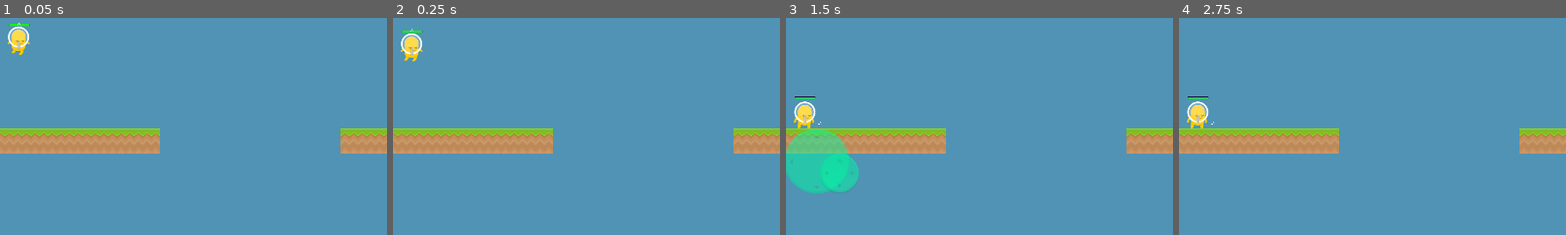
Above: before the commit, frames 1-4 (left to right).
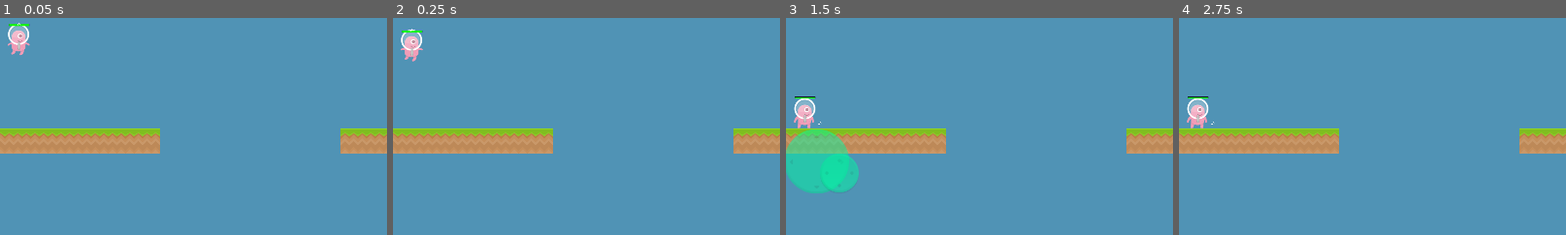
Above: after the commit, the same moments.

Repository: pekuja/rocket-tag-mobile
Game: Godot game, scene res://scenes/Main.tscn
Two runs of this game, one before a commit and one after it. Both use one fixed random seed, a clock stepped at 60 frames per second and the inputs below. This scene is started directly instead of the project's main scene.
Inputs (mouse positions are % of the whole screen's width and height, from its top left):
- Up to frame 1 (0.05 s): no input
- Up to frame 2 (0.25 s): no input
- Up to frame 3 (1.5 s): move the mouse to (72, 45) at 0.52 s; click (72, 45) at 0.67 s; tap Enter at 1.25 s; drag from (30, 55) to (45, 70) at 1.27 s
- Up to frame 4 (2.75 s): move the mouse to (60, 28) at 2.02 s; click (60, 28) at 2.17 s
The pictures show only the part of the screen within x 26-76%, y 22-72%; the shares and areas given below are measured in that part.

The runs differ from the first frame. In frame 1, 0.5% of the frame differs, in the area x 2-8%, y 3-18%; in frame 2, 0.5%; in frame 3, 0.6%, in the area x 2-8%, y 37-51%; in frame 4, 0.6%.

Commit message:
Added different player character colors, chosen based on network ID
I wanted the players to be more easily identifiable, and since the Kenney spritesheet I'm using has five different colored versions of the character, I added these as separate resources, and I choose one based on the player's network ID. This way I don't need to sync the information about the player's color but it'll be still consistent across different clients. The downside of course is that it is still possible to end up with two players with the same color by chance. To reduce the chance, I added all five colors so it's at least less likely.

Diff:
--- /dev/null
+++ b/assets/player_character_spriteframes_blue.tres
@@ -0,0 +1,56 @@
+[gd_resource type="SpriteFrames" load_steps=7 format=3 uid="uid://45yey6qwm2qx"]
+
+[ext_resource type="Texture2D" uid="uid://b0yjn71jg0c0f" path="res://assets/spritesheet_complete.png" id="1_r5rsm"]
+
+[sub_resource type="AtlasTexture" id="AtlasTexture_8nmvh"]
+atlas = ExtResource("1_r5rsm")
+region = Rect2(650, 1, 128, 256)
+
+[sub_resource type="AtlasTexture" id="AtlasTexture_jd76g"]
+atlas = ExtResource("1_r5rsm")
+region = Rect2(650, 259, 128, 256)
+
+[sub_resource type="AtlasTexture" id="AtlasTexture_71f6d"]
+atlas = ExtResource("1_r5rsm")
+region = Rect2(650, 517, 128, 256)
+
+[sub_resource type="AtlasTexture" id="AtlasTexture_mf358"]
+atlas = ExtResource("1_r5rsm")
+region = Rect2(520, 1549, 128, 256)
+
+[sub_resource type="AtlasTexture" id="AtlasTexture_otpgv"]
+atlas = ExtResource("1_r5rsm")
+region = Rect2(520, 1291, 128, 256)
+
+[resource]
+animations = [{
+"frames": [{
+"duration": 1.0,
+"texture": SubResource("AtlasTexture_8nmvh")
+}, {
+"duration": 1.0,
+"texture": SubResource("AtlasTexture_jd76g")
+}],
+"loop": true,
+"name": &"jump",
+"speed": 5.0
+}, {
+"frames": [{
+"duration": 1.0,
+"texture": SubResource("AtlasTexture_71f6d")
+}],
+"loop": true,
+"name": &"stand",
+"speed": 5.0
+}, {
+"frames": [{
+"duration": 1.0,
+"texture": SubResource("AtlasTexture_mf358")
+}, {
+"duration": 1.0,
+"texture": SubResource("AtlasTexture_otpgv")
+}],
+"loop": true,
+"name": &"walk",
+"speed": 5.0
+}]
--- /dev/null
+++ b/assets/player_character_spriteframes_green.tres
@@ -0,0 +1,56 @@
+[gd_resource type="SpriteFrames" load_steps=7 format=3 uid="uid://ddc61n0xsdtq2"]
+
+[ext_resource type="Texture2D" uid="uid://b0yjn71jg0c0f" path="res://assets/spritesheet_complete.png" id="1_243xy"]
+
+[sub_resource type="AtlasTexture" id="AtlasTexture_2pfqv"]
+atlas = ExtResource("1_243xy")
+region = Rect2(390, 775, 128, 256)
+
+[sub_resource type="AtlasTexture" id="AtlasTexture_dpkr8"]
+atlas = ExtResource("1_243xy")
+region = Rect2(390, 1033, 128, 256)
+
+[sub_resource type="AtlasTexture" id="AtlasTexture_0o80v"]
+atlas = ExtResource("1_243xy")
+region = Rect2(390, 1291, 128, 256)
+
+[sub_resource type="AtlasTexture" id="AtlasTexture_geehu"]
+atlas = ExtResource("1_243xy")
+region = Rect2(390, 517, 128, 256)
+
+[sub_resource type="AtlasTexture" id="AtlasTexture_wqugq"]
+atlas = ExtResource("1_243xy")
+region = Rect2(390, 259, 128, 256)
+
+[resource]
+animations = [{
+"frames": [{
+"duration": 1.0,
+"texture": SubResource("AtlasTexture_2pfqv")
+}, {
+"duration": 1.0,
+"texture": SubResource("AtlasTexture_dpkr8")
+}],
+"loop": true,
+"name": &"jump",
+"speed": 5.0
+}, {
+"frames": [{
+"duration": 1.0,
+"texture": SubResource("AtlasTexture_0o80v")
+}],
+"loop": true,
+"name": &"stand",
+"speed": 5.0
+}, {
+"frames": [{
+"duration": 1.0,
+"texture": SubResource("AtlasTexture_geehu")
+}, {
+"duration": 1.0,
+"texture": SubResource("AtlasTexture_wqugq")
+}],
+"loop": true,
+"name": &"walk",
+"speed": 5.0
+}]
--- /dev/null
+++ b/assets/player_character_spriteframes_red.tres
@@ -0,0 +1,56 @@
+[gd_resource type="SpriteFrames" load_steps=7 format=3 uid="uid://cdg5gvl2kwrpk"]
+
+[ext_resource type="Texture2D" uid="uid://b0yjn71jg0c0f" path="res://assets/spritesheet_complete.png" id="1_4t7x8"]
+
+[sub_resource type="AtlasTexture" id="AtlasTexture_a52w7"]
+atlas = ExtResource("1_4t7x8")
+region = Rect2(260, 1, 128, 256)
+
+[sub_resource type="AtlasTexture" id="AtlasTexture_mbtri"]
+atlas = ExtResource("1_4t7x8")
+region = Rect2(130, 1549, 128, 256)
+
+[sub_resource type="AtlasTexture" id="AtlasTexture_l8msw"]
+atlas = ExtResource("1_4t7x8")
+region = Rect2(260, 259, 128, 256)
+
+[sub_resource type="AtlasTexture" id="AtlasTexture_ps45n"]
+atlas = ExtResource("1_4t7x8")
+region = Rect2(130, 1291, 128, 256)
+
+[sub_resource type="AtlasTexture" id="AtlasTexture_asr1s"]
+atlas = ExtResource("1_4t7x8")
+region = Rect2(130, 1033, 128, 256)
+
+[resource]
+animations = [{
+"frames": [{
+"duration": 1.0,
+"texture": SubResource("AtlasTexture_a52w7")
+}, {
+"duration": 1.0,
+"texture": SubResource("AtlasTexture_mbtri")
+}],
+"loop": true,
+"name": &"jump",
+"speed": 5.0
+}, {
+"frames": [{
+"duration": 1.0,
+"texture": SubResource("AtlasTexture_l8msw")
+}],
+"loop": true,
+"name": &"stand",
+"speed": 5.0
+}, {
+"frames": [{
+"duration": 1.0,
+"texture": SubResource("AtlasTexture_ps45n")
+}, {
+"duration": 1.0,
+"texture": SubResource("AtlasTexture_asr1s")
+}],
+"loop": true,
+"name": &"walk",
+"speed": 5.0
+}]
--- /dev/null
+++ b/assets/player_character_spriteframes_tan.tres
@@ -0,0 +1,56 @@
+[gd_resource type="SpriteFrames" load_steps=7 format=3 uid="uid://bk7ikkqgskofm"]
+
+[ext_resource type="Texture2D" uid="uid://b0yjn71jg0c0f" path="res://assets/spritesheet_complete.png" id="1_frkua"]
+
+[sub_resource type="AtlasTexture" id="AtlasTexture_qpy65"]
+atlas = ExtResource("1_frkua")
+region = Rect2(780, 1033, 128, 256)
+
+[sub_resource type="AtlasTexture" id="AtlasTexture_4l240"]
+atlas = ExtResource("1_frkua")
+region = Rect2(780, 1291, 128, 256)
+
+[sub_resource type="AtlasTexture" id="AtlasTexture_yasc7"]
+atlas = ExtResource("1_frkua")
+region = Rect2(780, 1549, 128, 256)
+
+[sub_resource type="AtlasTexture" id="AtlasTexture_xyxab"]
+atlas = ExtResource("1_frkua")
+region = Rect2(780, 775, 128, 256)
+
+[sub_resource type="AtlasTexture" id="AtlasTexture_touvp"]
+atlas = ExtResource("1_frkua")
+region = Rect2(780, 517, 128, 256)
+
+[resource]
+animations = [{
+"frames": [{
+"duration": 1.0,
+"texture": SubResource("AtlasTexture_qpy65")
+}, {
+"duration": 1.0,
+"texture": SubResource("AtlasTexture_4l240")
+}],
+"loop": true,
+"name": &"jump",
+"speed": 5.0
+}, {
+"frames": [{
+"duration": 1.0,
+"texture": SubResource("AtlasTexture_yasc7")
+}],
+"loop": true,
+"name": &"stand",
+"speed": 5.0
+}, {
+"frames": [{
+"duration": 1.0,
+"texture": SubResource("AtlasTexture_xyxab")
+}, {
+"duration": 1.0,
+"texture": SubResource("AtlasTexture_touvp")
+}],
+"loop": true,
+"name": &"walk",
+"speed": 5.0
+}]
--- /dev/null
+++ b/assets/player_character_spriteframes_yellow.tres
@@ -0,0 +1,56 @@
+[gd_resource type="SpriteFrames" load_steps=7 format=3 uid="uid://cmug0rch7ik55"]
+
+[ext_resource type="Texture2D" uid="uid://b0yjn71jg0c0f" path="res://assets/spritesheet_complete.png" id="1_7fi5p"]
+
+[sub_resource type="AtlasTexture" id="AtlasTexture_l0gkv"]
+atlas = ExtResource("1_7fi5p")
+region = Rect2(0, 517, 128, 256)
+
+[sub_resource type="AtlasTexture" id="AtlasTexture_4fqxq"]
+atlas = ExtResource("1_7fi5p")
+region = Rect2(0, 775, 128, 256)
+
+[sub_resource type="AtlasTexture" id="AtlasTexture_jtcry"]
+atlas = ExtResource("1_7fi5p")
+region = Rect2(0, 1032, 128, 256)
+
+[sub_resource type="AtlasTexture" id="AtlasTexture_c1q86"]
+atlas = ExtResource("1_7fi5p")
+region = Rect2(0, 259, 128, 256)
+
+[sub_resource type="AtlasTexture" id="AtlasTexture_g4xpy"]
+atlas = ExtResource("1_7fi5p")
+region = Rect2(0, 1, 128, 256)
+
+[resource]
+animations = [{
+"frames": [{
+"duration": 1.0,
+"texture": SubResource("AtlasTexture_l0gkv")
+}, {
+"duration": 1.0,
+"texture": SubResource("AtlasTexture_4fqxq")
+}],
+"loop": true,
+"name": &"jump",
+"speed": 5.0
+}, {
+"frames": [{
+"duration": 1.0,
+"texture": SubResource("AtlasTexture_jtcry")
+}],
+"loop": true,
+"name": &"stand",
+"speed": 5.0
+}, {
+"frames": [{
+"duration": 1.0,
+"texture": SubResource("AtlasTexture_c1q86")
+}, {
+"duration": 1.0,
+"texture": SubResource("AtlasTexture_g4xpy")
+}],
+"loop": true,
+"name": &"walk",
+"speed": 5.0
+}]
--- a/scenes/client.gd
+++ b/scenes/client.gd
@@ -69,6 +69,10 @@
 func _on_connected_to_server():
 	print("Connected to server")
 
+	var id = multiplayer.get_unique_id()
+	local_player.character.id = id
+	local_player.character.update_sprite()
+
 func _on_connection_failed():
 	print("Failed to connect to server")
 
--- a/scenes/player_character.gd
+++ b/scenes/player_character.gd
@@ -1,6 +1,8 @@
 extends CharacterBody2D
 
 class_name PlayerCharacter
+
+@export var sprite_frame_options: Array[SpriteFrames]
 
 @onready var _animation_player = $AnimatedSprite2D
 @onready var _healthbar = $HealthBar
@@ -20,6 +22,15 @@
 const TERMINAL_VELOCITY = 1200.0
 
 var gravity: int = ProjectSettings.get("physics/2d/default_gravity")
+
+func update_sprite():
+	var sprite_frame_index = 0
+	if sprite_frame_options.size() > 0 and id >= 0:
+		sprite_frame_index = id % sprite_frame_options.size()
+	else:
+		print("id: ", id, " and number of sprite frames", sprite_frame_options.size())
+
+	_animation_player.sprite_frames = sprite_frame_options[sprite_frame_index]
 
 func _physics_process(delta: float) -> void:
 	# TODO? Could introduce some kind of free movement, but for now I'm relying on just grappling hook.
--- a/scenes/player_character.tscn
+++ b/scenes/player_character.tscn
@@ -1,62 +1,12 @@
-[gd_scene load_steps=12 format=3 uid="uid://d0oq563agkkkg"]
+[gd_scene load_steps=9 format=3 uid="uid://d0oq563agkkkg"]
 
 [ext_resource type="Script" path="res://scenes/player_character.gd" id="1_4l8mv"]
-[ext_resource type="Texture2D" uid="uid://b0yjn71jg0c0f" path="res://assets/spritesheet_complete.png" id="1_btx7r"]
+[ext_resource type="SpriteFrames" uid="uid://ddc61n0xsdtq2" path="res://assets/player_character_spriteframes_green.tres" id="2_mv6ns"]
+[ext_resource type="SpriteFrames" uid="uid://cdg5gvl2kwrpk" path="res://assets/player_character_spriteframes_red.tres" id="2_xwwyn"]
 [ext_resource type="Texture2D" uid="uid://heyqi27rbw4l" path="res://assets/playerShip1_blue.png" id="3_8um3b"]
 [ext_resource type="Texture2D" uid="uid://b1vya7ds3rghn" path="res://assets/gun07.png" id="4_k62k7"]
-
-[sub_resource type="AtlasTexture" id="AtlasTexture_l0gkv"]
-atlas = ExtResource("1_btx7r")
-region = Rect2(0, 517, 128, 256)
-
-[sub_resource type="AtlasTexture" id="AtlasTexture_4fqxq"]
-atlas = ExtResource("1_btx7r")
-region = Rect2(0, 775, 128, 256)
-
-[sub_resource type="AtlasTexture" id="AtlasTexture_jtcry"]
-atlas = ExtResource("1_btx7r")
-region = Rect2(0, 1032, 128, 256)
-
-[sub_resource type="AtlasTexture" id="AtlasTexture_c1q86"]
-atlas = ExtResource("1_btx7r")
-region = Rect2(0, 259, 128, 256)
-
-[sub_resource type="AtlasTexture" id="AtlasTexture_g4xpy"]
-atlas = ExtResource("1_btx7r")
-region = Rect2(0, 1, 128, 256)
-
-[sub_resource type="SpriteFrames" id="SpriteFrames_ysoh2"]
-animations = [{
-"frames": [{
-"duration": 1.0,
-"texture": SubResource("AtlasTexture_l0gkv")
-}, {
-"duration": 1.0,
-"texture": SubResource("AtlasTexture_4fqxq")
-}],
-"loop": true,
-"name": &"jump",
-"speed": 5.0
-}, {
-"frames": [{
-"duration": 1.0,
-"texture": SubResource("AtlasTexture_jtcry")
-}],
-"loop": true,
-"name": &"stand",
-"speed": 5.0
-}, {
-"frames": [{
-"duration": 1.0,
-"texture": SubResource("AtlasTexture_c1q86")
-}, {
-"duration": 1.0,
-"texture": SubResource("AtlasTexture_g4xpy")
-}],
-"loop": true,
-"name": &"walk",
-"speed": 5.0
-}]
+[ext_resource type="SpriteFrames" uid="uid://45yey6qwm2qx" path="res://assets/player_character_spriteframes_blue.tres" id="4_ntcwh"]
+[ext_resource type="SpriteFrames" uid="uid://bk7ikkqgskofm" path="res://assets/player_character_spriteframes_tan.tres" id="5_q7mb7"]
 
 [sub_resource type="CapsuleShape2D" id="CapsuleShape2D_apsu0"]
 radius = 53.0
@@ -64,6 +14,7 @@
 
 [node name="Player Character" type="CharacterBody2D"]
 script = ExtResource("1_4l8mv")
+sprite_frame_options = Array[SpriteFrames]([ExtResource("2_xwwyn"), ExtResource("2_mv6ns"), ExtResource("4_ntcwh"), ExtResource("2_mv6ns"), ExtResource("5_q7mb7")])
 
 [node name="CollisionPolygon2D" type="CollisionPolygon2D" parent="."]
 visible = false
@@ -72,8 +23,8 @@
 
 [node name="AnimatedSprite2D" type="AnimatedSprite2D" parent="."]
 position = Vector2(-2, -61)
-sprite_frames = SubResource("SpriteFrames_ysoh2")
-animation = &"stand"
+sprite_frames = ExtResource("2_xwwyn")
+animation = &"jump"
 
 [node name="ShipSprite" type="Sprite2D" parent="."]
 visible = false
--- a/scenes/sync.gd
+++ b/scenes/sync.gd
@@ -25,6 +25,7 @@
 	print("Creating remote player instance for id ", id)
 	instance.id = id
 	players[id] = instance
+	instance.update_sprite()
 
 	instance.global_position = spawn_point.global_position
 
